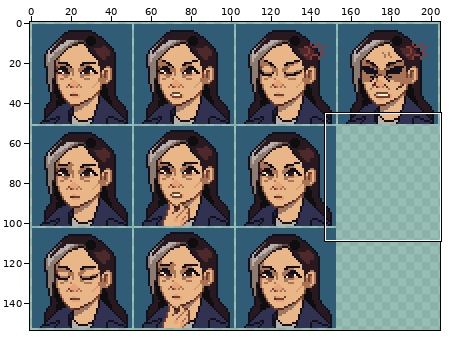
Sprite sheet -- assets/sprites/characters/portraits/ms suwan/sheet_portraits_mssuwan.png. Above, an overview of the earlier version with the close-up marked.
Close-up. The starting point:
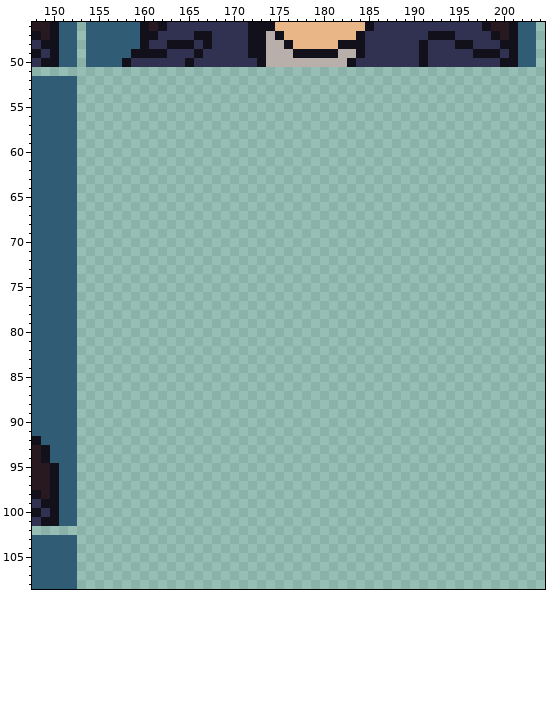
The file is 205x154 pixels. Colours within 5 levels of each other are drawn and written as one. Shown: x 148..204, y 46..108.
After:
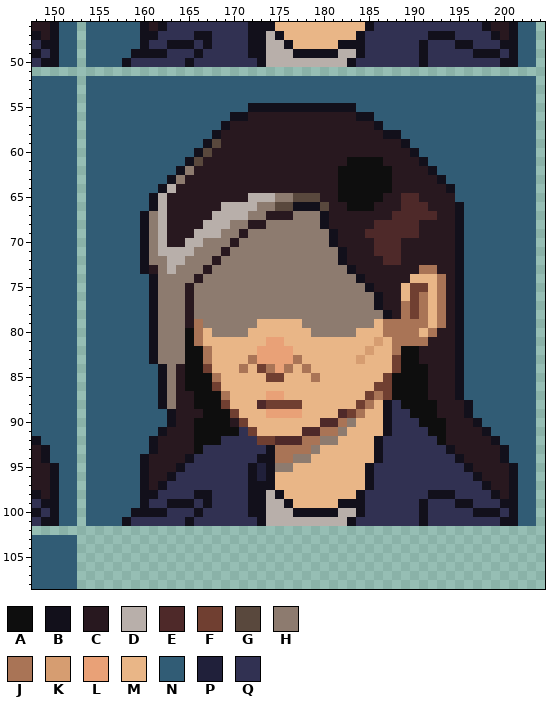
Palette (. is transparent): A #0e0e0e  B #12101b  C #28181f  D #b8afaa  E #4e2929  F #703f31  G #59483d  H #8d7b6f  J #a97456  K #d69d71  L #e9a177  M #e9b687  N #315c75  P #20203a  Q #313152
The author wrote: suwan shadow portrait
Diff:
y 52..54: x 154..203 .................................................. -> NNNNNNNNNNNNNNNNNNNNNNNNNNNNNNNNNNNNNNNNNNNNNNNNNN
y 55: x 154..203 .................................................. -> NNNNNNNNNNNNNNNNNNBBBBBBBBBBBBNNNNNNNNNNNNNNNNNNNN
y 56: x 154..203 .................................................. -> NNNNNNNNNNNNNNNNBBCCCCCCCCCCCCBBNNNNNNNNNNNNNNNNNN
y 57: x 154..203 .................................................. -> NNNNNNNNNNNNNNNBCCCCCCCCCCCCCCCCBNNNNNNNNNNNNNNNNN
y 58: x 154..203 .................................................. -> NNNNNNNNNNNNNNBCCCCCCCCCCCCCCCCCCBBNNNNNNNNNNNNNNN
y 59: x 154..203 .................................................. -> NNNNNNNNNNNNNBGCCCCCCCCCCCCCCCCCCCCBNNNNNNNNNNNNNN
y 60: x 154..203 .................................................. -> NNNNNNNNNNNNBGCCCCCCCCCCCCCCCCCCCCCCBNNNNNNNNNNNNN
y 61: x 154..203 .................................................. -> NNNNNNNNNNNBGCCCCCCCCCCCCCCCCAAAACCCCBNNNNNNNNNNNN
y 62: x 154..203 .................................................. -> NNNNNNNNNNBHCCCCCCCCCCCCCCCCAAAAAACCCCBNNNNNNNNNNN
y 63: x 154..203 .................................................. -> NNNNNNNNNBHCCCCCCCCCCCCCCCCCAAAAAACCCCCBNNNNNNNNNN
y 64: x 154..203 .................................................. -> NNNNNNNNBDCCCCCCCCCCCCCCCCCCAAAAAACCCCCCBNNNNNNNNN
y 65: x 154..203 .................................................. -> NNNNNNNBDCCCCCCCCCDDDHHGGGCCAAAAACCEECCCCNNNNNNNNN
y 66: x 154..203 .................................................. -> NNNNNNNBDCCCCCCDDDDHHGGBBBGCCAAACCCEEECCCBNNNNNNNN
y 67: x 154..203 .................................................. -> NNNNNNBHDCCCCCDDDDHHCCCHHHBCCCCCCCEEEEECCBNNNNNNNN
y 68: x 154..203 .................................................. -> NNNNNNBHDCCCCDDDHHCCHHHHHHBCCCCCEEEEECCCCBNNNNNNNN
y 69: x 154..203 .................................................. -> NNNNNNBHDCCCDDDHHCHHHHHHHHHBCCCEEEEEECCCCBNNNNNNNN
y 70: x 154..203 .................................................. -> NNNNNNBHDCCDDHHHCHHHHHHHHHHBCCCCEEECCCCCCBNNNNNNNN
y 71: x 154..203 .................................................. -> NNNNNNBHDDDDHHHCHHHHHHHHHHHHBCCCEEECCCCCCBNNNNNNNN
y 72: x 154..203 .................................................. -> NNNNNNBHHDDHHHCHHHHHHHHHHHHHBCCCCEECCCCCCBNNNNNNNN
y 73: x 154..203 .................................................. -> NNNNNNBCHDHHHCHHHHHHHHHHHHHHHBCCCCCCCJJCCBNNNNNNNN
y 74: x 154..203 .................................................. -> NNNNNNNBHHHHCHHHHHHHHHHHHHHHHHBCCCCCMMMJCBNNNNNNNN
y 75: x 154..203 .................................................. -> NNNNNNNBHHHCHHHHHHHHHHHHHHHHHHHBCCCMFFMJCBNNNNNNNN
y 76: x 154..203 .................................................. -> NNNNNNNBHHHCHHHHHHHHHHHHHHHHHHHHBCCMFJMJCBNNNNNNNN
y 77: x 154..203 .................................................. -> NNNNNNNBHHHCHHHHHHHHHHHHHHHHHHHHBCCJFJMJCBNNNNNNNN
y 78: x 154..203 .................................................. -> NNNNNNNBHHHCHHHHHHHHHHHHHHHHHHHHHBCJFJMJCBNNNNNNNN
y 79: x 154..203 .................................................. -> NNNNNNNBHHHCJHHHHHHMMMMMHHHHHHHHMJJJJJMJCBNNNNNNNN
y 80: x 154..203 .................................................. -> NNNNNNNBHHHAJMHHHHMMMMMMMHHHHHMMMJJJJMJCCBNNNNNNNN
y 81: x 154..203 .................................................. -> NNNNNNNBHHHAJMMMMMMMLLMMMMMMMMMMKMJJJJCCCBNNNNNNNN
y 82: x 154..203 .................................................. -> NNNNNNNBHHHAAJMMMMMLLLLMMMMMMMMKMMJAACCCCBNNNNNNNN
y 83: x 154..203 .................................................. -> NNNNNNNBHHHAAJMMMMJLLLLJMMMMMMKMMMFAACCCCBNNNNNNNN
y 84: x 154..203 .................................................. -> NNNNNNNNBHCAAFMMMJMFJLJMJMMMMMMMMMFAAACCCBNNNNNNNN
y 85: x 154..203 .................................................. -> NNNNNNNNBHCAAAJMMMMMFFMMMJMMMMMMMFAAAACCCBNNNNNNNN
y 86: x 154..203 .................................................. -> NNNNNNNNBHCAAAFMMMMMMMMMMMMMMMMMFFAAAACCCBNNNNNNNN
y 87: x 154..203 .................................................. -> NNNNNNNNBHCCAAAJMMMMLLMMMMMMMMMFJFAAAACCCBNNNNNNNN
y 88: x 154..203 .................................................. -> NNNNNNNNBHCCAAAFMMMEFFFFMMMMMMFJMBQAAAACCCBNNNNNNN
y 89: x 154..203 .................................................. -> NNNNNNNNNBCCCAAAFMMMLLLLMMMMEFJMMBQQAAACCCBNNNNNNN
y 90: x 154..203 .................................................. -> NNNNNNNNNBCCAAAACFMMMMMMMMEEJHMMMBQQQAAACCCBNNNNNN
y 91: x 154..203 .................................................. -> NNNNNNNNBCCCAAAAAQFMMMMMEEJJHMMMMBQQQQAACCCCBNNNNN
y 92: x 154..203 .................................................. -> NNNNNNNBCCCCAAAQQQQFFEEEJJHHMMMMBQQQQQQACCCCCBNNNN
y 93: x 154..203 .................................................. -> NNNNNNNBCCCCAQQQQQQQBJJJJHMMMMMMBQQQQQQQBCCCCCBNNN
y 94: x 154..203 .................................................. -> NNNNNNBCCCCBQQQQQQQBBJJHHMMMMMMMBQQQQQQQQBCCCCBNNN
y 95: x 154..203 .................................................. -> NNNNNNBCCCBQQQQQQQBPBHHMMMMMMMMBQQQQQQQQQQBCCCCBNN
y 96: x 154..203 .................................................. -> NNNNNNBCCBQQQQQQQQBPBMMMMMMMMMMBQQQQQQQQQQQBCCCBNN
y 97: x 154..203 .................................................. -> NNNNNNBCBQQQQQQQQQBBBMMMMMMMMMMBQQQQQQQQQQQQBCCBNN
y 98: x 154..203 .................................................. -> NNNNNNBBQQQQBBQQQQBBDBMMMMMMMMBQQQQQQQBBBQQQQBCBNN
y 99: x 154..203 .................................................. -> NNNNNNBQQBBBQBQQQQBBDDBMMMMMBBBQQQQQQBQQQBBQQQBBNN
y 100: x 154..203 .................................................. -> NNNNNBBBBQQQBQQQQQBBDDDBBBBBDDBQQQQQQBQQQQQBBBQBNN
y 101: x 154..203 .................................................. -> NNNNBQQQQQQBQQQQQQQBDDDDDDDDDBQQQQQQQBQQQQQQQQBBNN
Where, in picture pixels (left, top, right, bottom), the same in both close-ups:
added: (86, 76, 536, 526)
